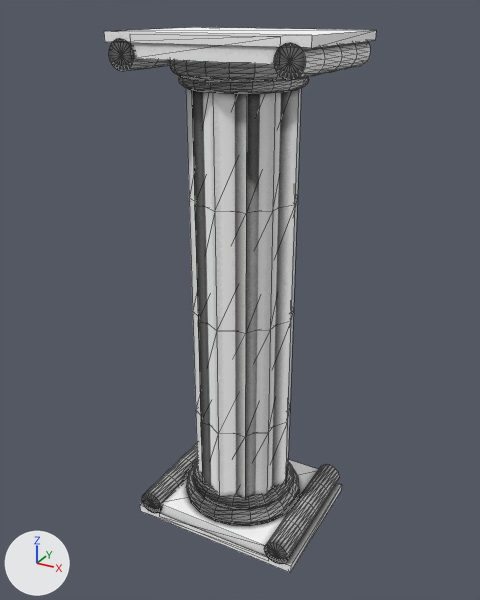
A saved change to the OBJ model assignment3/assets/models/pillar/pillar.obj.
One viewpoint serves both versions: a 50 mm lens placed at (379.0, -771.0, 731.0), pointed at (-44.0, -2.0, 346.0). The axes (+X, +Y, +Z) are drawn at lower left. The lights are the same throughout. Mesh edges are drawn as thin lines. Where no turn or scale is listed for an object, it has been applied to the vertices.

The first picture shows 'pillar'.
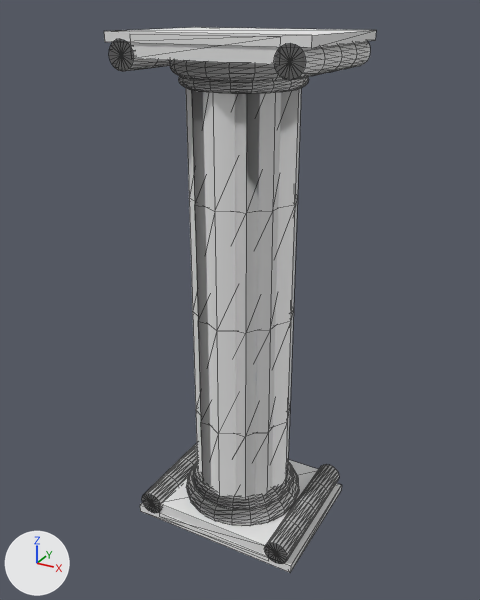
The edits, one by one:
Material 'Material.001' (mat_material_001) is new.
Its base color is (0.8, 0.8, 0.8) (white #e7e7e7).
Its roughness is 1.0.
me_pillar has 1782 vertices, 3528 faces and spans x -174.0..94.0, y -102.0..103.0, z -16.0..706.0.
me_pillar no longer uses material mat_material (picture img_ao_png).
me_pillar now uses material mat_material_001 (white #e7e7e7).

Location of each change, [x1, y1, x2, y2] in pixels of the pictures (480 x 600 px):
'pillar', recoloured
    both: [104, 27, 376, 572]
